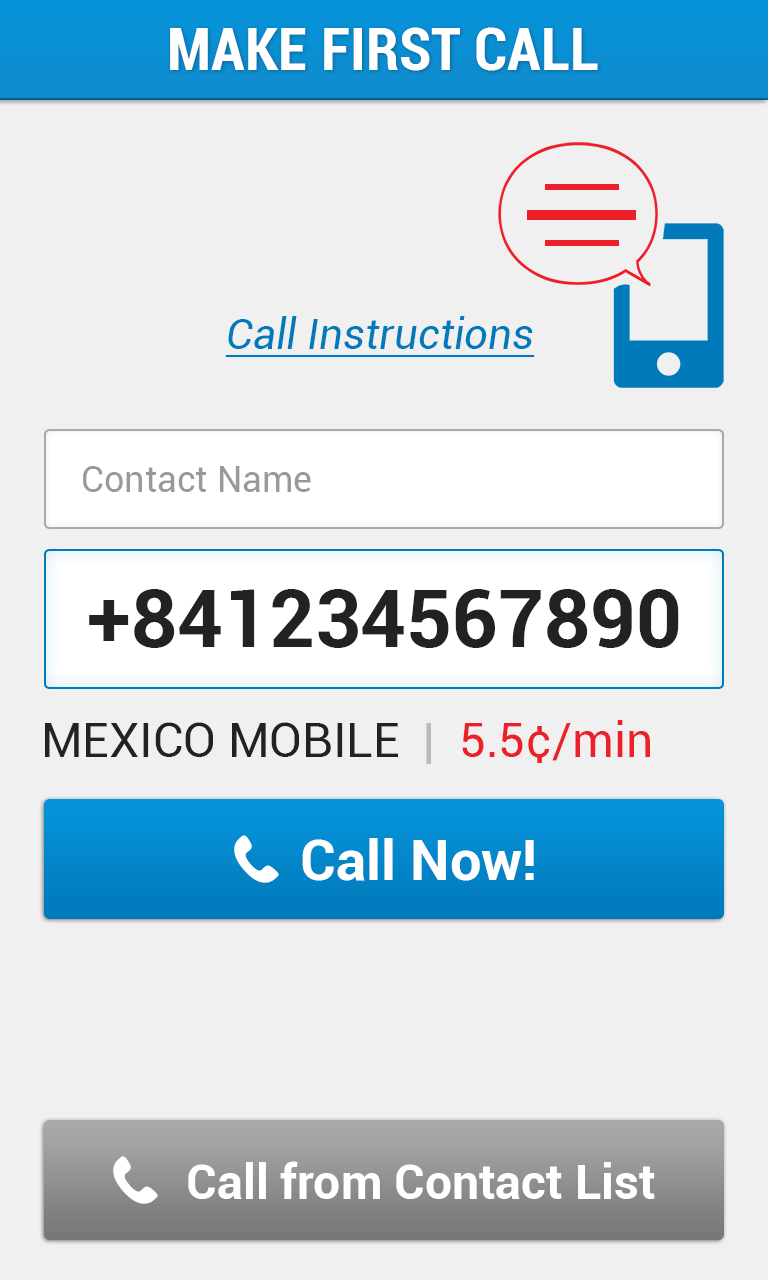
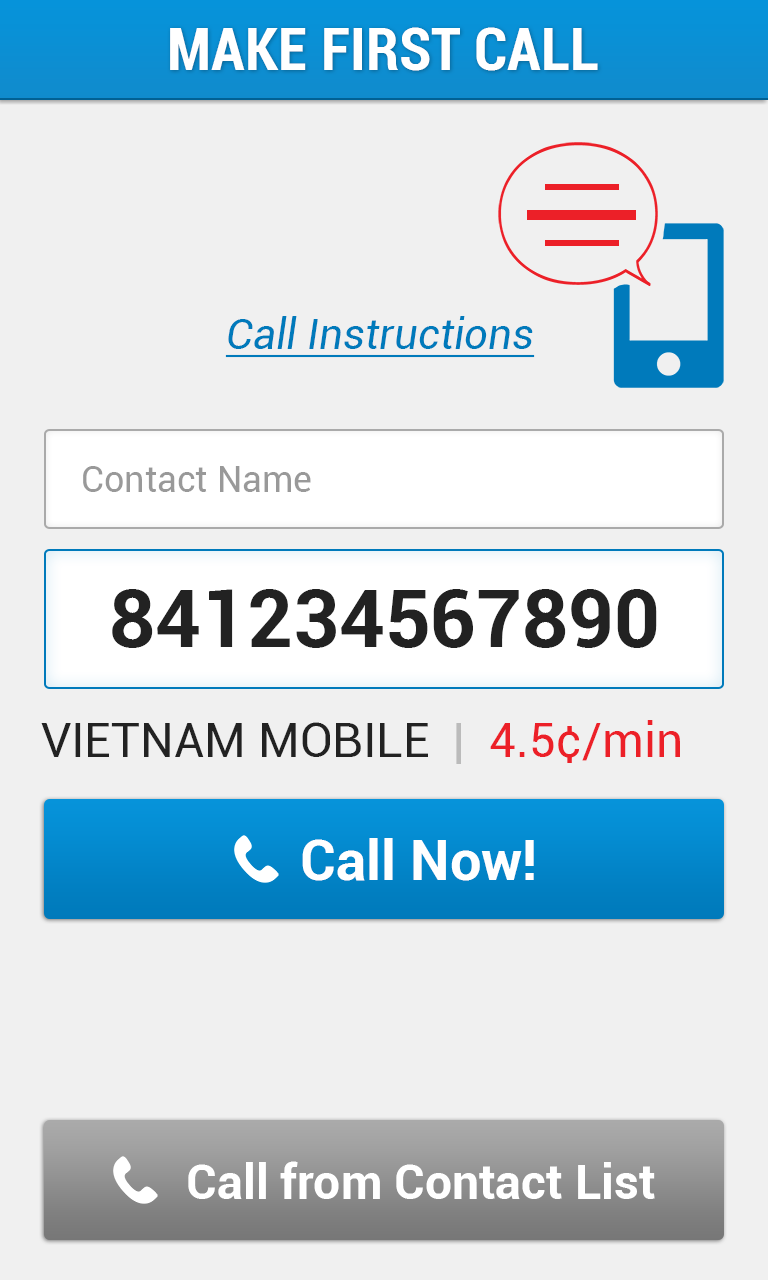
Comparing the layer stacks of the two 768px x 1280px images. Changes:
renamed "+841234567890" to "841234567890", painted on it over [89, 589, 679, 648]
renamed "MEXICO MOBILE | 5.5¢/min" to "VIETNAM MOBILE | 4.5¢/min", painted on it over [41, 720, 680, 764]
